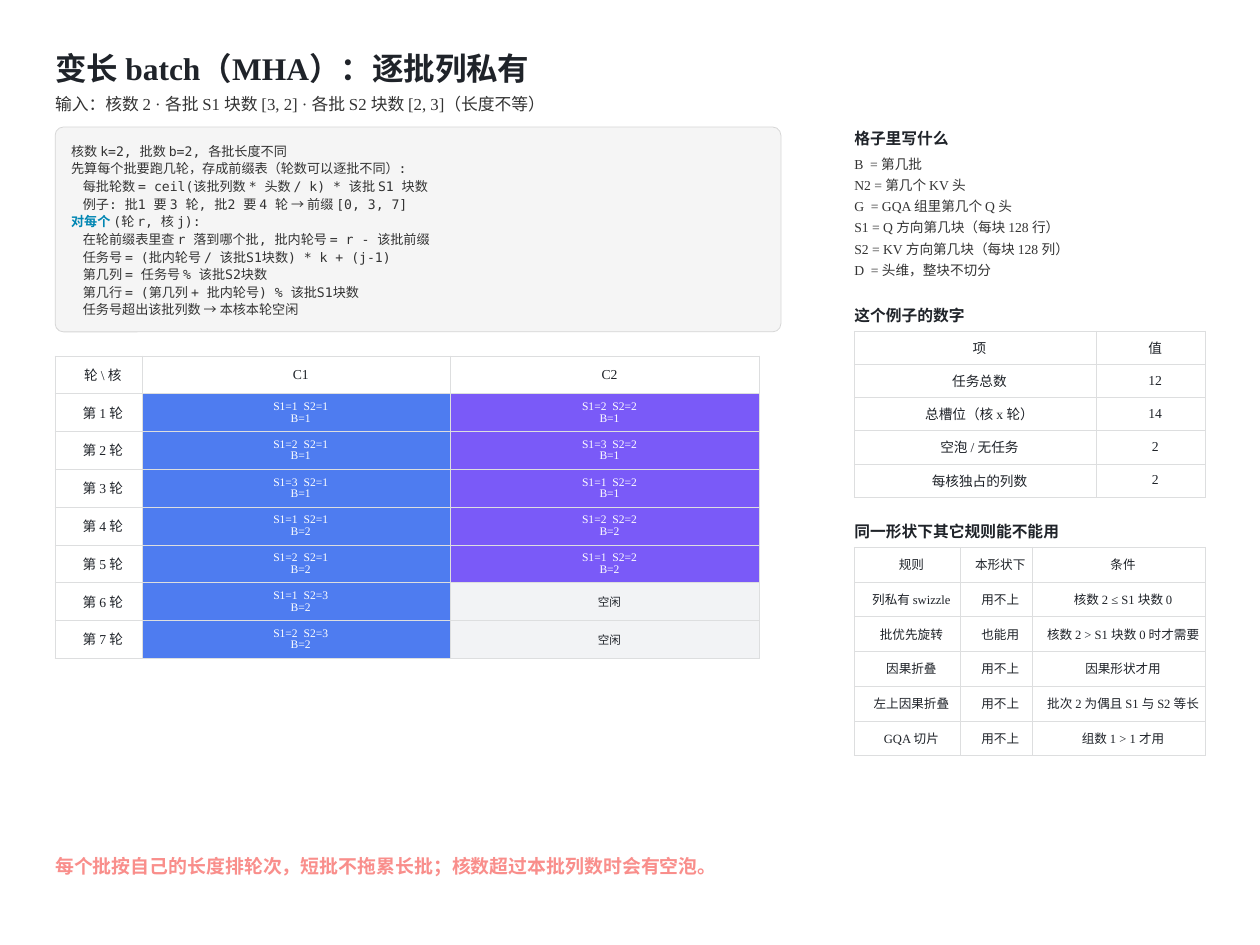
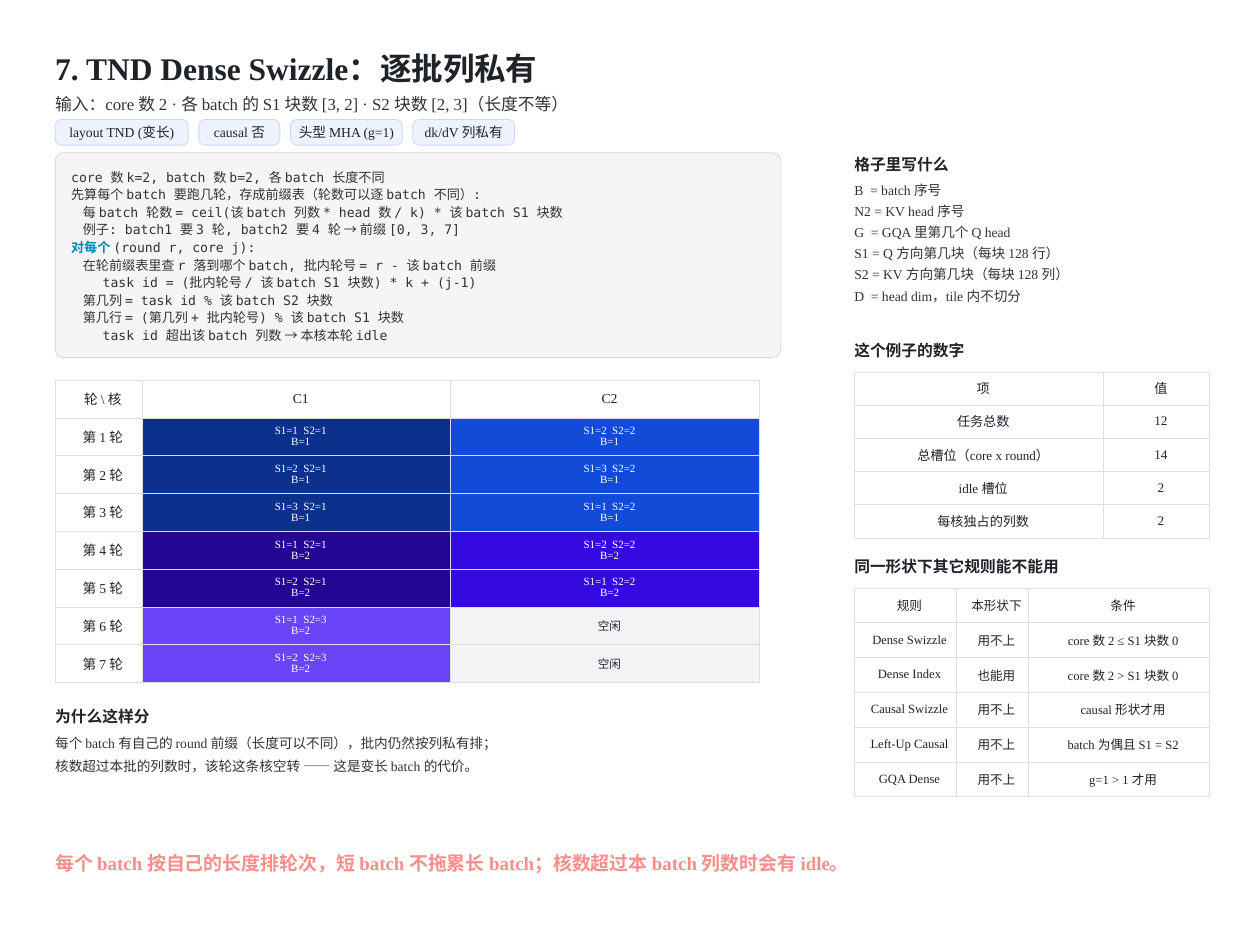
Before and after one commit to guomc9/SeeTen, a slide deck: slide 13 of cases/flash-attention-det-accum/out/v4-index-schedules.pptx (slide 12 before the commit). Drawn at 1260x945 pixels with LibreOffice and Linux fonts; fonts in the diff are those of the drawing. Boxes give left, top, right and bottom in pixels: in the first picture for what was removed or moved away, otherwise in the second. Text is boxed around its words. In the diff, an @@ line names an element or a change of style, - is before the commit and + after.

```diff
--- a/cases/flash-attention-det-accum/out/v4-index-schedules.pptx
+++ b/cases/flash-attention-det-accum/out/v4-index-schedules.pptx
@@ text at (x1=55, y1=55, x2=538, y2=83): text changed; font Noto Sans CJK SC to Times New Roman @@
-变长 batch（MHA）：逐批列私有
+7. TND Dense Swizzle：逐批列私有
@@ text at (x1=55, y1=96, x2=568, y2=113): text changed; font Noto Sans CJK SC to Times New Roman @@
-输入：核数 2 · 各批 S1 块数 [3, 2] · 各批 S2 块数 [2, 3]（长度不等）
+输入：core 数 2 · 各 batch 的 S1 块数 [3, 2] · S2 块数 [2, 3]（长度不等）
@@ rounded rectangle added at (x1=55, y1=119, x2=188, y2=145), fill #EEF2FF, outline #C9D6F5 0.75 pt, 13 pt, text #1F2329 @@
+layout TND (变长)
@@ rounded rectangle added at (x1=199, y1=119, x2=280, y2=145), fill #EEF2FF, outline #C9D6F5 0.75 pt, 13 pt, text #1F2329 @@
+causal 否
@@ rounded rectangle added at (x1=290, y1=119, x2=402, y2=145), fill #EEF2FF, outline #C9D6F5 0.75 pt, 13 pt, text #1F2329 @@
+头型 MHA (g=1)
@@ rounded rectangle added at (x1=413, y1=119, x2=515, y2=145), fill #EEF2FF, outline #C9D6F5 0.75 pt, 13 pt, text #1F2329 @@
+dk/dV 列私有
@@ 3 texts, 1 table, 1 rounded rectangle moved together from (x1=55, y1=127, x2=1069, y2=658) to (x1=55, y1=153, x2=1069, y2=683) @@
@@ text in rounded rectangle at (x1=71, y1=171, x2=563, y2=341): text changed @@
-核数 k=2, 批数 b=2, 各批长度不同
-先算每个批要跑几轮，存成前缀表（轮数可以逐批不同）:
-每批轮数 = ceil(该批列数 * 头数 / k) * 该批 S1 块数
-例子: 批1 要 3 轮, 批2 要 4 轮 → 前缀 [0, 3, 7]
-对每个 (轮 r, 核 j):
-在轮前缀表里查 r 落到哪个批, 批内轮号 = r - 该批前缀
-任务号 = (批内轮号 / 该批S1块数) * k + (j-1)
-第几列 = 任务号 % 该批S2块数
-第几行 = (第几列 + 批内轮号) % 该批S1块数
-任务号超出该批列数 → 本核本轮空闲
+core 数 k=2, batch 数 b=2, 各 batch 长度不同
+先算每个 batch 要跑几轮，存成前缀表（轮数可以逐 batch 不同）:
+每 batch 轮数 = ceil(该 batch 列数 * head 数 / k) * 该 batch S1 块数
+例子: batch1 要 3 轮, batch2 要 4 轮 → 前缀 [0, 3, 7]
+对每个 (round r, core j):
+在轮前缀表里查 r 落到哪个 batch, 批内轮号 = r - 该 batch 前缀
+task id = (批内轮号 / 该 batch S1 块数) * k + (j-1)
+第几列 = task id % 该 batch S2 块数
+第几行 = (第几列 + 批内轮号) % 该 batch S1 块数
+task id 超出该 batch 列数 → 本核本轮 idle
@@ text at (x1=854, y1=204, x2=964, y2=217): text changed @@
-N2 = 第几个 KV 头
+N2 = KV head 序号
@@ text at (x1=854, y1=183, x2=941, y2=196): text changed; font Noto Sans CJK SC to Times New Roman @@
-B = 第几批
+B = batch 序号
@@ text at (x1=854, y1=225, x2=1011, y2=239): text changed @@
-G = GQA 组里第几个 Q 头
+G = GQA 里第几个 Q head
@@ text at (x1=854, y1=289, x2=1021, y2=303): text changed; font Noto Sans CJK SC to Times New Roman @@
-D = 头维，整块不切分
+D = head dim，tile 内不切分
@@ text "这个例子的数字" moved from (x1=854, y1=307, x2=964, y2=323) to (x1=854, y1=342, x2=964, y2=358) @@
@@ table at (x1=55, y1=380, x2=759, y2=683) @@
@@ fill #4E7CF0 to #0C318D in 3 cells @@
@@ fill #7A5AF8 to #124BD8 in 3 cells @@
@@ fill #4E7CF0 to #230693 in 2 cells @@
@@ fill #7A5AF8 to #350AE1 in 2 cells @@
@@ fill #4E7CF0 to #6945F7 in 2 cells @@
@@ size 11 to 10.5 pt in "S1=1 S2=1", "B=1", "S1=2 S2=2", "B=1" and 20 more places @@
@@ table at (x1=854, y1=372, x2=1209, y2=538) @@
-row 3, column 1: 总槽位（核 x 轮）
+row 3, column 1: 总槽位（core x round）
-row 4, column 1: 空泡 / 无任务
+row 4, column 1: idle 槽位
@@ size 13 to 12.5 pt in "项", "值", "任务总数", "12" and 4 more places @@
@@ table moved from (x1=854, y1=331, x2=1206, y2=497) to (x1=854, y1=372, x2=1209, y2=538) @@
@@ text "同一形状下其它规则能不能用" moved from (x1=854, y1=523, x2=1059, y2=539) to (x1=854, y1=558, x2=1059, y2=574) @@
@@ table moved from (x1=854, y1=547, x2=1206, y2=756) to (x1=854, y1=588, x2=1209, y2=797) @@
@@ table at (x1=854, y1=588, x2=1209, y2=797) @@
-row 2, column 1: 列私有 swizzle
+row 2, column 1: Dense Swizzle
-row 2, column 3: 核数 2 ≤ S1 块数 0
+row 2, column 3: core 数 2 ≤ S1 块数 0
-row 3, column 1: 批优先旋转
+row 3, column 1: Dense Index
-row 3, column 3: 核数 2 > S1 块数 0 时才需要
+row 3, column 3: core 数 2 > S1 块数 0
-row 4, column 1: 因果折叠
+row 4, column 1: Causal Swizzle
-row 4, column 3: 因果形状才用
+row 4, column 3: causal 形状才用
-row 5, column 1: 左上因果折叠
+row 5, column 1: Left-Up Causal
-row 5, column 3: 批次 2 为偶且 S1 与 S2 等长
+row 5, column 3: batch 为偶且 S1 = S2
-row 6, column 1: GQA 切片
+row 6, column 1: GQA Dense
-row 6, column 3: 组数 1 > 1 才用
+row 6, column 3: g=1 > 1 才用
@@ text added at (x1=55, y1=708, x2=149, y2=724), 15 pt, text #1F2329, bold @@
+为什么这样分
@@ text added at (x1=55, y1=736, x2=497, y2=750), 13 pt, text #333333 @@
+每个 batch 有自己的 round 前缀（长度可以不同），批内仍然按列私有排；
@@ text added at (x1=55, y1=759, x2=478, y2=773), 13 pt, text #333333 @@
+核数超过本批的列数时，该轮这条核空转 —— 这是变长 batch 的代价。
@@ text at (x1=55, y1=854, x2=849, y2=873): text changed @@
-每个批按自己的长度排轮次，短批不拖累长批；核数超过本批列数时会有空泡。
+每个 batch 按自己的长度排轮次，短 batch 不拖累长 batch；核数超过本 batch 列数时会有 idle。
```
Also in this commit, not shown: 13 other slides changed, 2 slides added, 1 slide removed, 10 other files.
